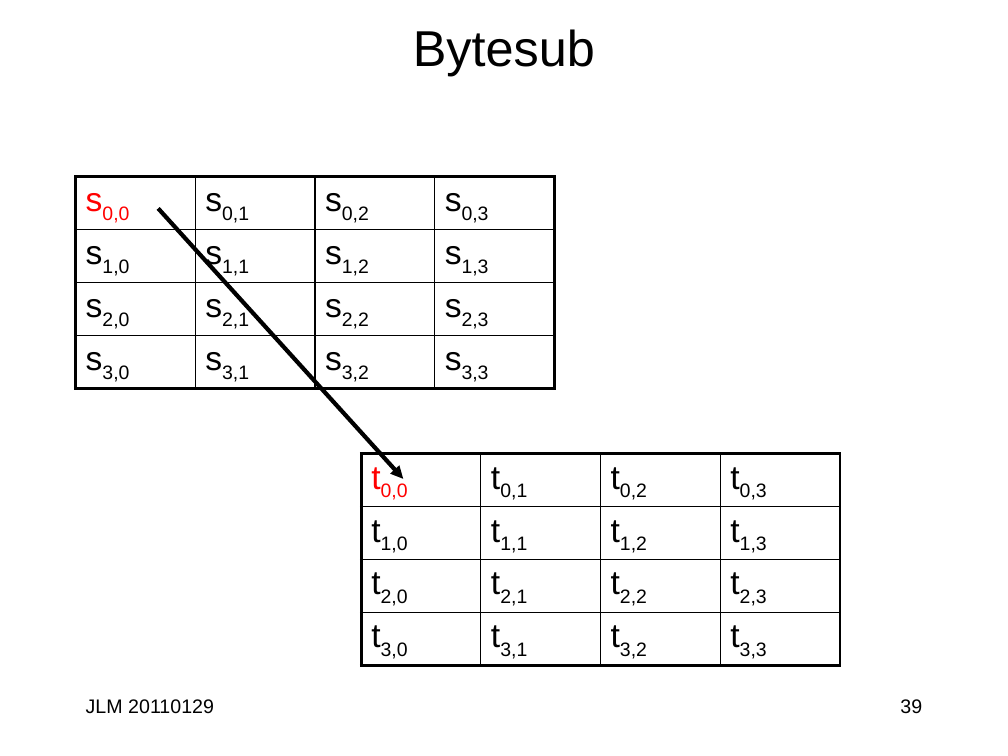
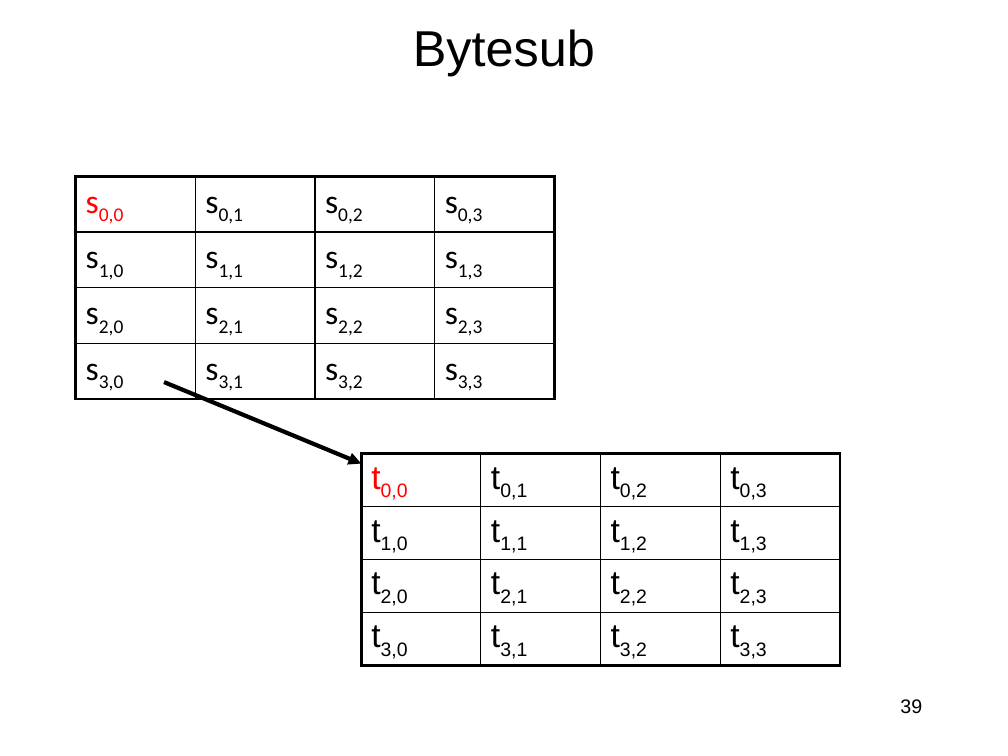
Before and after one commit to jlmucb/class_notes, a slide deck: slide 39 of BerkeleyClass/CS290Spring2013/Lectures/Cryptoclass5.pptx. Drawn at 1008x756 pixels with LibreOffice and Linux fonts; fonts in the diff are those of the drawing. Boxes give left, top, right and bottom in pixels: in the first picture for what was removed or moved away, otherwise in the second. Text is boxed around its words. In the diff, an @@ line names an element or a change of style, - is before the commit and + after.

```diff
--- a/BerkeleyClass/CS290Spring2013/Lectures/Cryptoclass5.pptx
+++ b/BerkeleyClass/CS290Spring2013/Lectures/Cryptoclass5.pptx
@@ table at <box>76,176,555,395</box> @@
@@ font Arial to Calibri @@
@@ arrow moved from (159, 210) - (403, 479) to (166, 383) - (361, 464) @@
@@ text removed at <box>86,699,214,714</box> @@
-JLM 20110129
```
Also in this commit, not shown: 62 other slides changed, 19 other files.
